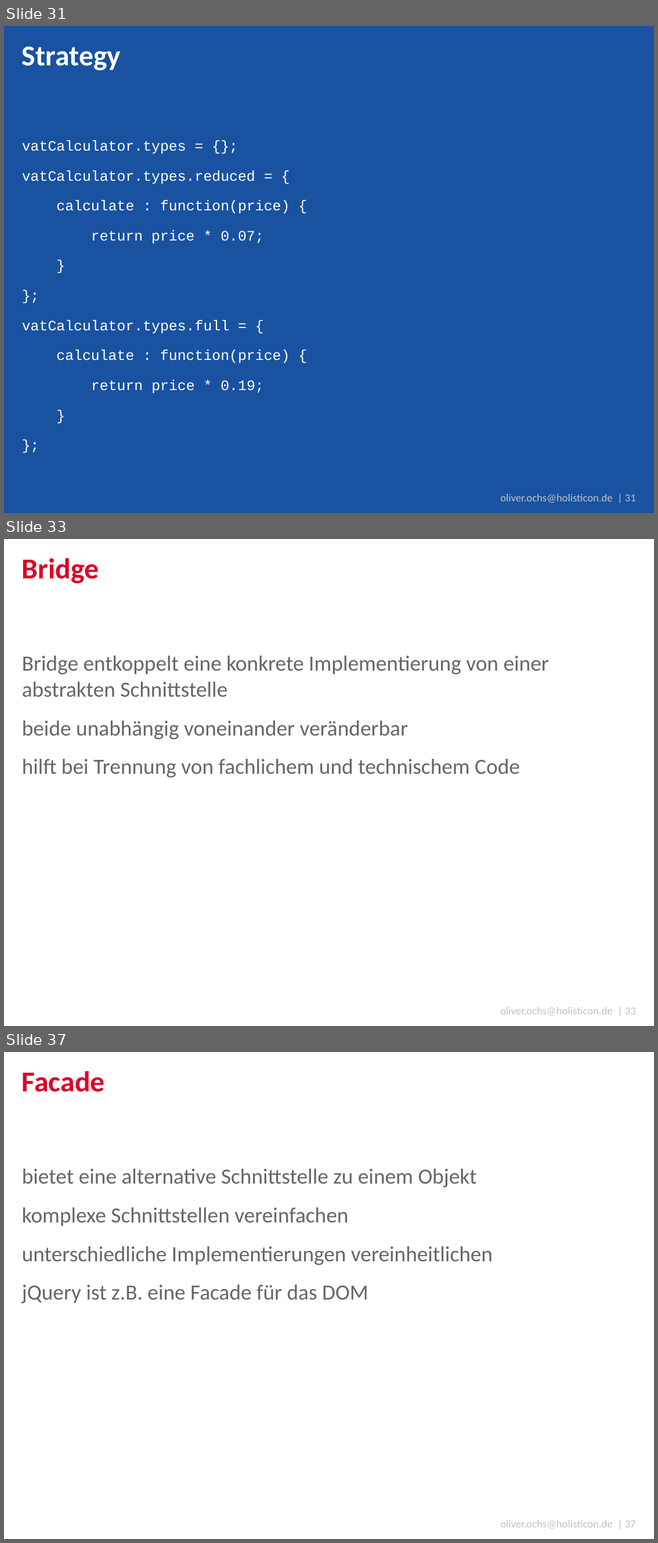
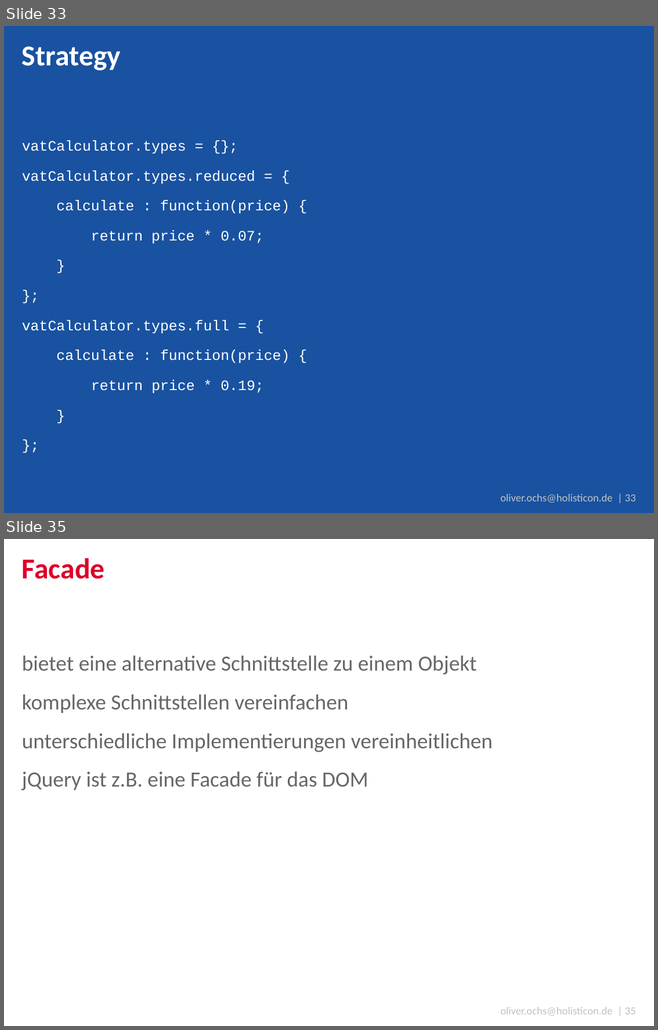
Before and after one commit to simonox/js-workshop, a slide deck: Tag 2.pptx. Shown one above the other, each under a label of ours: slides 31, 33 and 37 before the commit, slides 33 and 35 after it; the slides between them are not shown. The pictures are 658x1543 and 658x1030 pixels, drawn with LibreOffice and Linux fonts; fonts in the diff are those of the drawing; background and template pictures are left out. Boxes give left, top, right and bottom in pixels: in the first picture for what was removed or moved away, otherwise in the second. Text is boxed around its words. In the diff, an @@ line names an element or a change of style, - is before the commit and + after.

```diff
--- a/Tag 2.pptx
+++ b/Tag 2.pptx
@@ slide 33 removed at [4,539,654,1026], background #FFFFFF; not listed: 1 template element that a slide beside it also shows @@
@@ title removed at [22,558,99,584] @@
-Bridge
@@ text removed at [22,656,549,778] @@
-Bridge entkoppelt eine konkrete Implementierung von einer abstrakten Schnittstelle
-beide unabhängig voneinander veränderbar
-hilft bei Trennung von fachlichem und technischem Code
@@ what was slide 31 is now slide 33 @@
@@ text at [500,494,636,503]: text changed @@
-oliver.ochs@holisticon.de | 31
+oliver.ochs@holisticon.de | 33
@@ what was slide 37 is now slide 35 @@
@@ text at [500,1007,636,1016]: text changed @@
-oliver.ochs@holisticon.de | 37
+oliver.ochs@holisticon.de | 35
```
Also in this commit, not shown: 3 slides changed, 2 slides added, 10 other slides removed.
